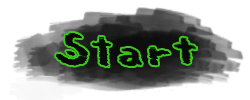
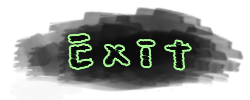
Comparing the layer stacks of the two 250×100 images. Changes:
hid "start" (2nd of 2) over (x1=56, y1=32, x2=197, y2=67)
showed "exit" over (x1=69, y1=35, x2=190, y2=69)
